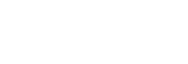
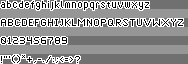
Layers edited between the first and the second 188×64 image:
hid "fontBig" over (1, 1, 183, 63)
showed "fontBigWhiteRim" over (0, 0, 184, 64)
showed group "BG" (4 layers) over (0, 0, 188, 64)
